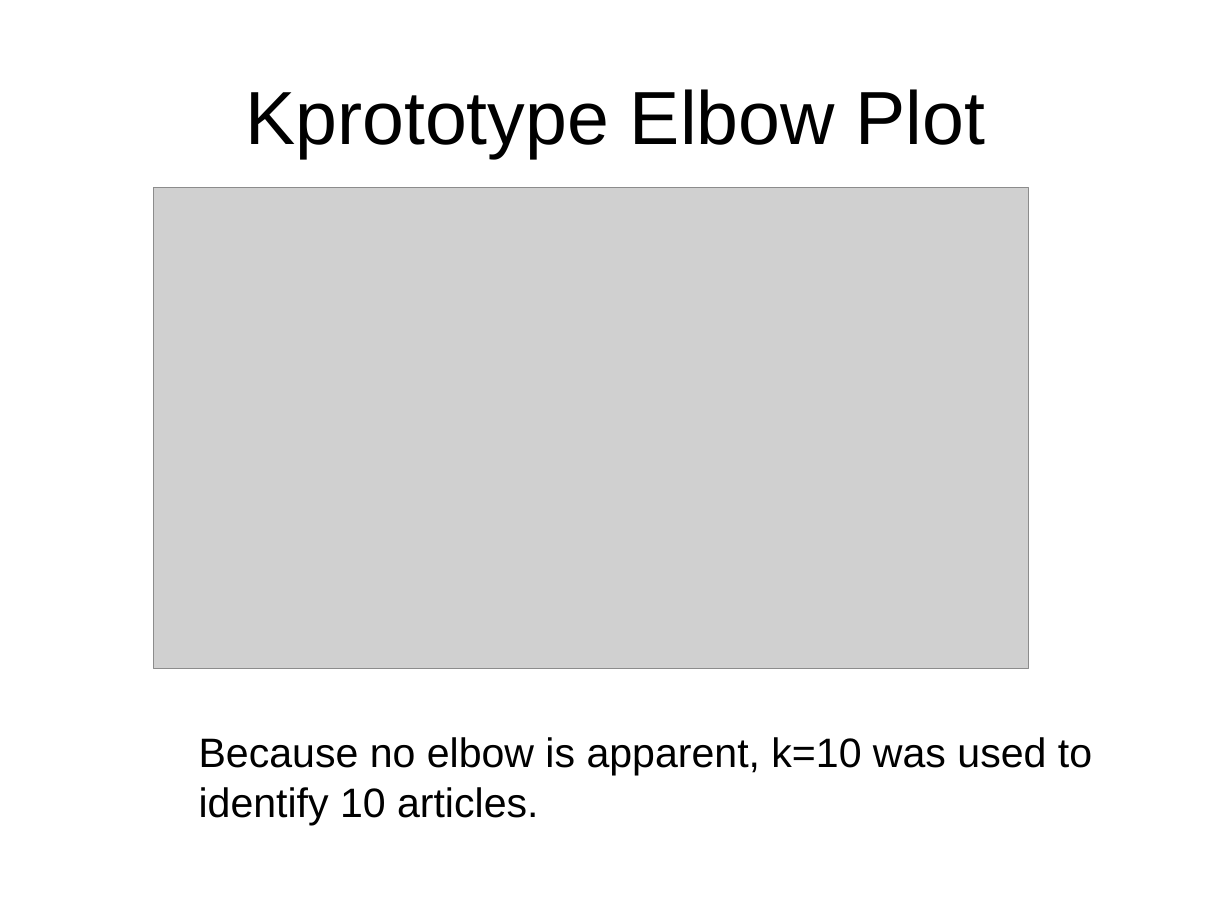
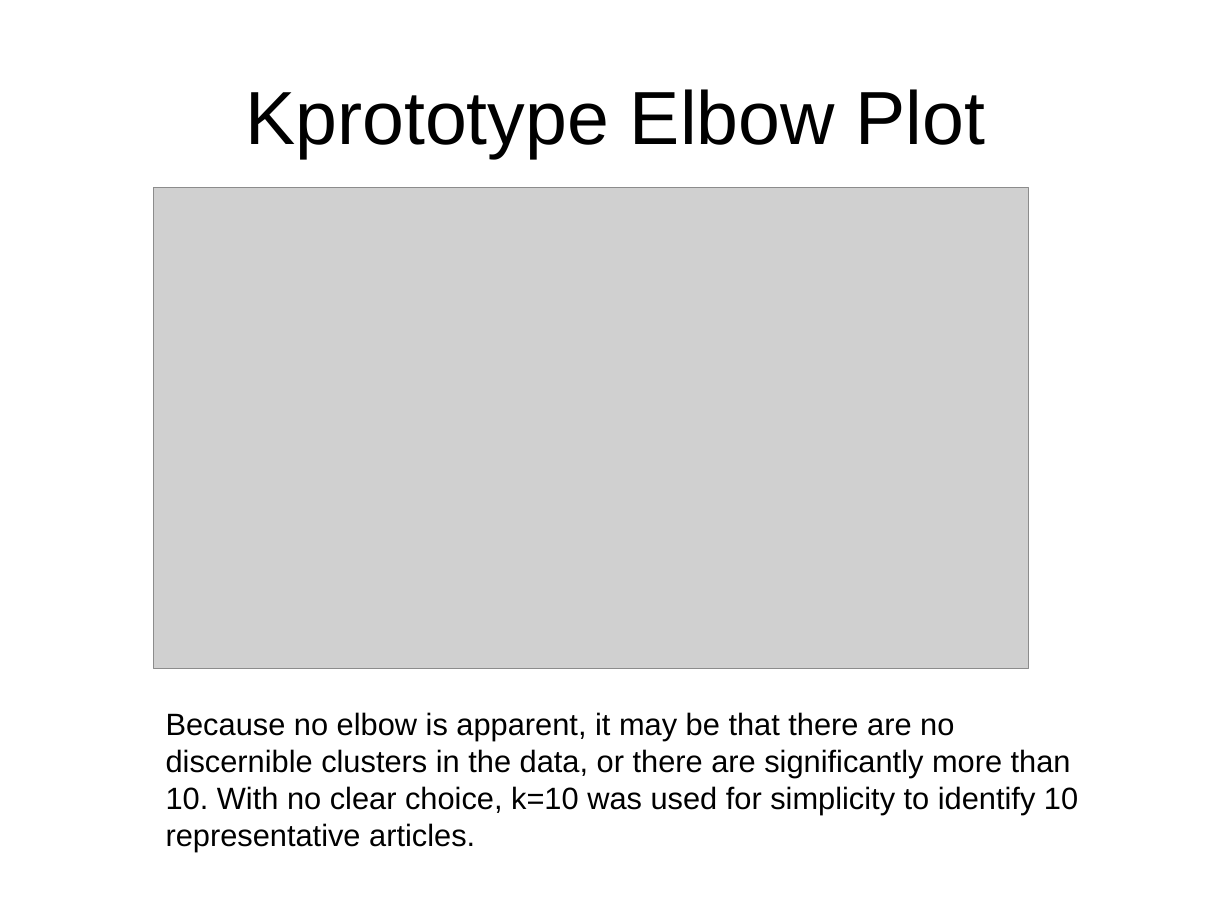
Before and after one commit to silvershamrock/capstone_1_project, a slide deck: slide 15 of reports/Capstone1presentation.pptx. Drawn at 1232x924 pixels with LibreOffice and Linux fonts; fonts in the diff are those of the drawing; grey boxes stand for pictures. Boxes give left, top, right and bottom in pixels: in the first picture for what was removed or moved away, otherwise in the second. Text is boxed around its words. In the diff, an @@ line names an element or a change of style, - is before the commit and + after.

Commit message:
Updating presentation

```diff
--- a/reports/Capstone1presentation.pptx
+++ b/reports/Capstone1presentation.pptx
@@ text at (x1=166, y1=712, x2=1078, y2=852): text changed; size 24 to 18 pt @@
-Because no elbow is apparent, k=10 was used to
-identify 10 articles.
+Because no elbow is apparent, it may be that there are no discernible clusters in the data, or there are significantly more than 10. With no clear choice, k=10 was used for simplicity to identify 10 representative articles.
```
